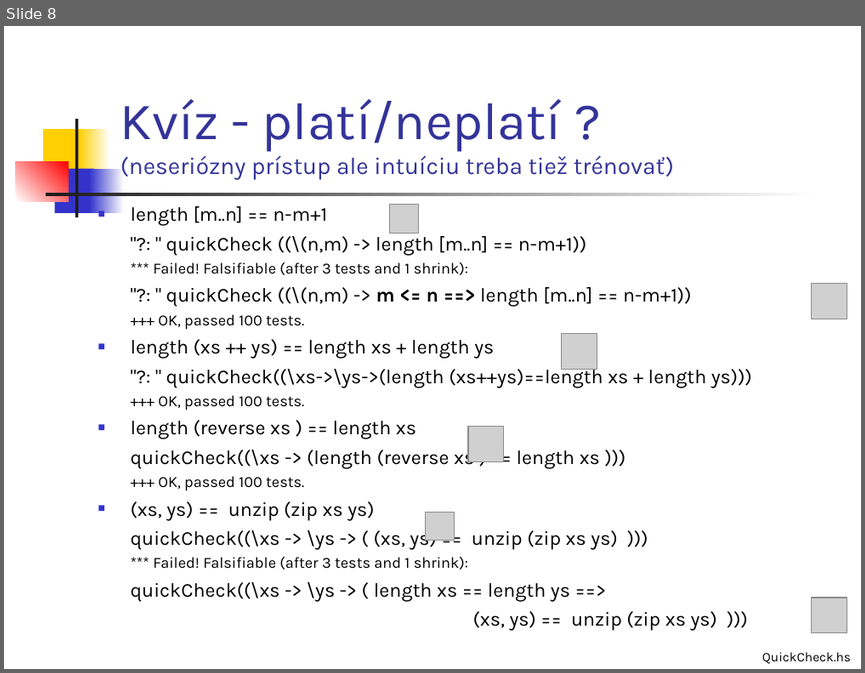
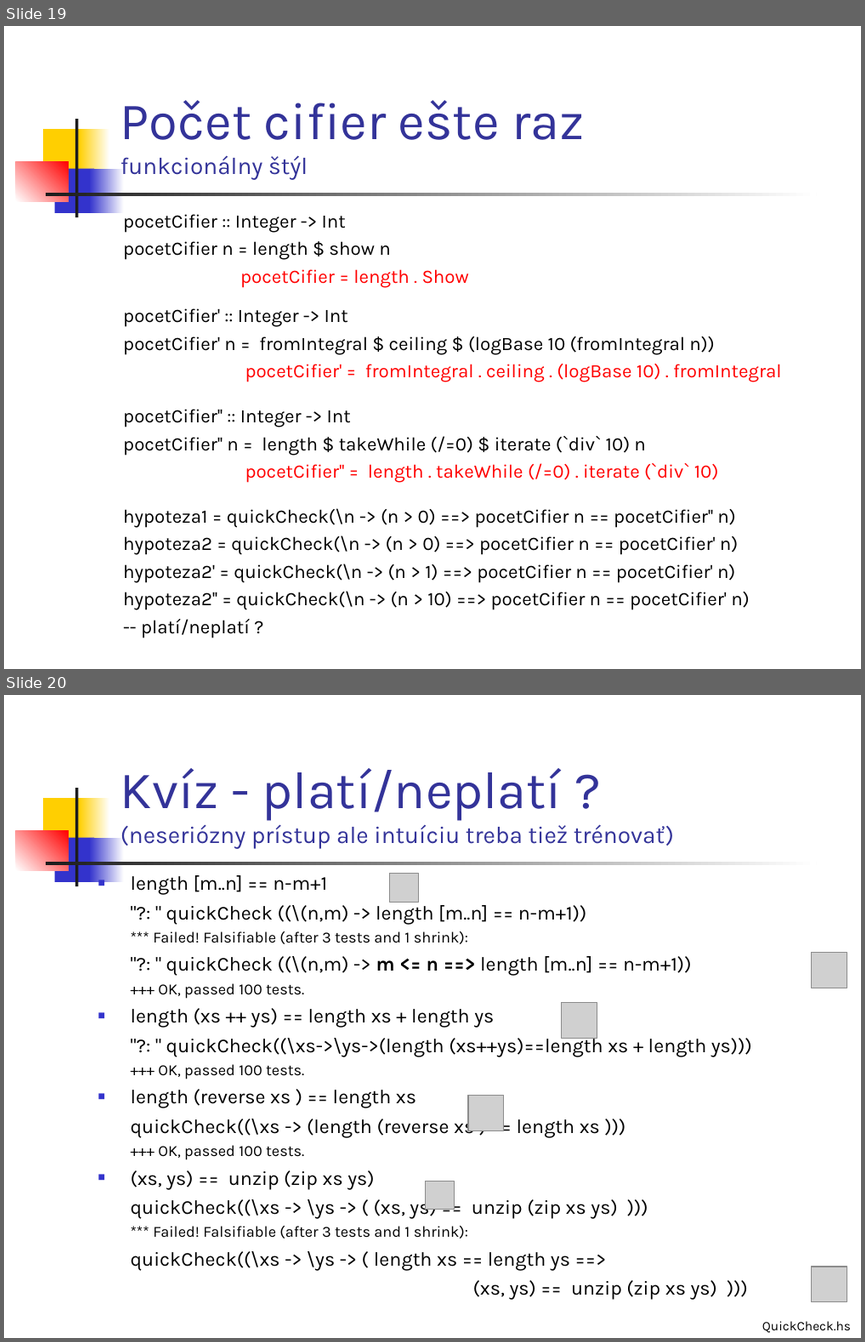
Before and after one commit to Funkcionalne/Prednasky, a slide deck: 02/02_fpro.ppt. Shown one above the other, each under a label of ours: slide 8 before the commit, slides 19 and 20 after it. The pictures are 865x673 and 865x1342 pixels, drawn with LibreOffice and Linux fonts; fonts in the diff are those of the drawing; grey boxes stand for pictures. Boxes give left, top, right and bottom in pixels: in the first picture for what was removed or moved away, otherwise in the second. Text is boxed around its words. In the diff, an @@ line names an element or a change of style, - is before the commit and + after.

```diff
--- a/02/02_fpro.ppt
+++ b/02/02_fpro.ppt
@@ slide 19 added at bbox=[4, 26, 861, 669], background #FFFFFF; not listed: 7 template elements that a slide beside it also shows @@
@@ title added at bbox=[120, 100, 584, 180], 44 pt, text #333399 @@
+Počet cifier ešte raz
+funkcionálny štýl
@@ text added at bbox=[123, 214, 782, 638], 16 pt, text #000000 @@
+pocetCifier :: Integer -> Int
+pocetCifier n = length $ show n
+pocetCifier = length . Show
+pocetCifier' :: Integer -> Int
+pocetCifier' n = fromIntegral $ ceiling $ (logBase 10 (fromIntegral n))
+pocetCifier' = fromIntegral . ceiling . (logBase 10) . fromIntegral
+pocetCifier'' :: Integer -> Int
+pocetCifier'' n = length $ takeWhile (/=0) $ iterate (`div` 10) n
+pocetCifier'' = length . takeWhile (/=0) . iterate (`div` 10)
+hypoteza1 = quickCheck(\n -> (n > 0) ==> pocetCifier n == pocetCifier'' n)
+hypoteza2 = quickCheck(\n -> (n > 0) ==> pocetCifier n == pocetCifier' n)
+hypoteza2' = quickCheck(\n -> (n > 1) ==> pocetCifier n == pocetCifier' n)
+hypoteza2'' = quickCheck(\n -> (n > 10) ==> pocetCifier n == pocetCifier' n)
+-- platí/neplatí ?
@@ what was slide 8 is now slide 20 @@
```
Also in this commit, not shown: 1 slide changed, 11 other slides added, 2 other files.
